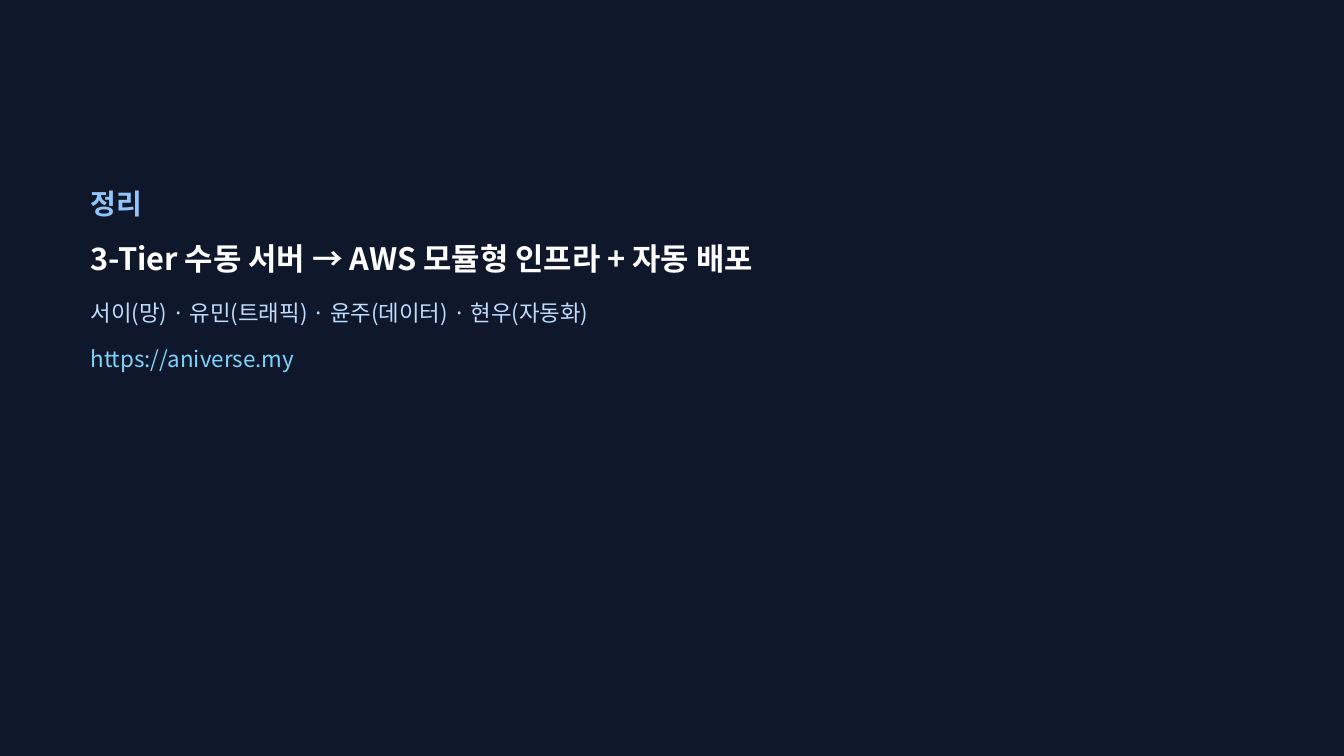
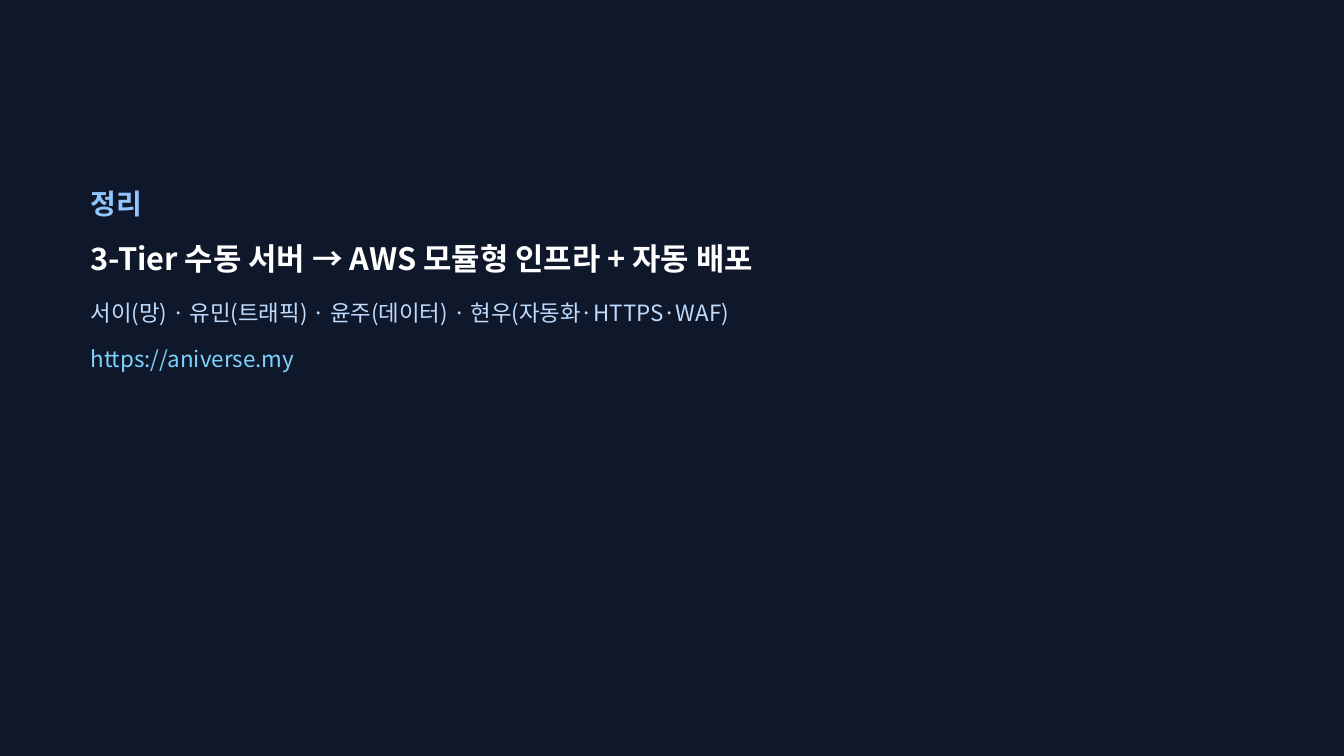
Before and after one commit to ho0215/anime-project-infra, a slide deck: slide 15 of docs/presentation/ppt/Aniverse_발표_강사용.pptx (slide 13 before the commit). Drawn at 1344x756 pixels with LibreOffice and Linux fonts; fonts in the diff are those of the drawing. Boxes give left, top, right and bottom in pixels: in the first picture for what was removed or moved away, otherwise in the second. Text is boxed around its words. In the diff, an @@ line names an element or a change of style, - is before the commit and + after.

```diff
--- a/docs/presentation/ppt/Aniverse_발표_강사용.pptx
+++ b/docs/presentation/ppt/Aniverse_발표_강사용.pptx
@@ text at (91,302,729,326): text changed @@
-서이(망) · 유민(트래픽) · 윤주(데이터) · 현우(자동화)
+서이(망) · 유민(트래픽) · 윤주(데이터) · 현우(자동화·HTTPS·WAF)
```
Also in this commit, not shown: 12 other slides changed, 2 slides added, 5 other files.
